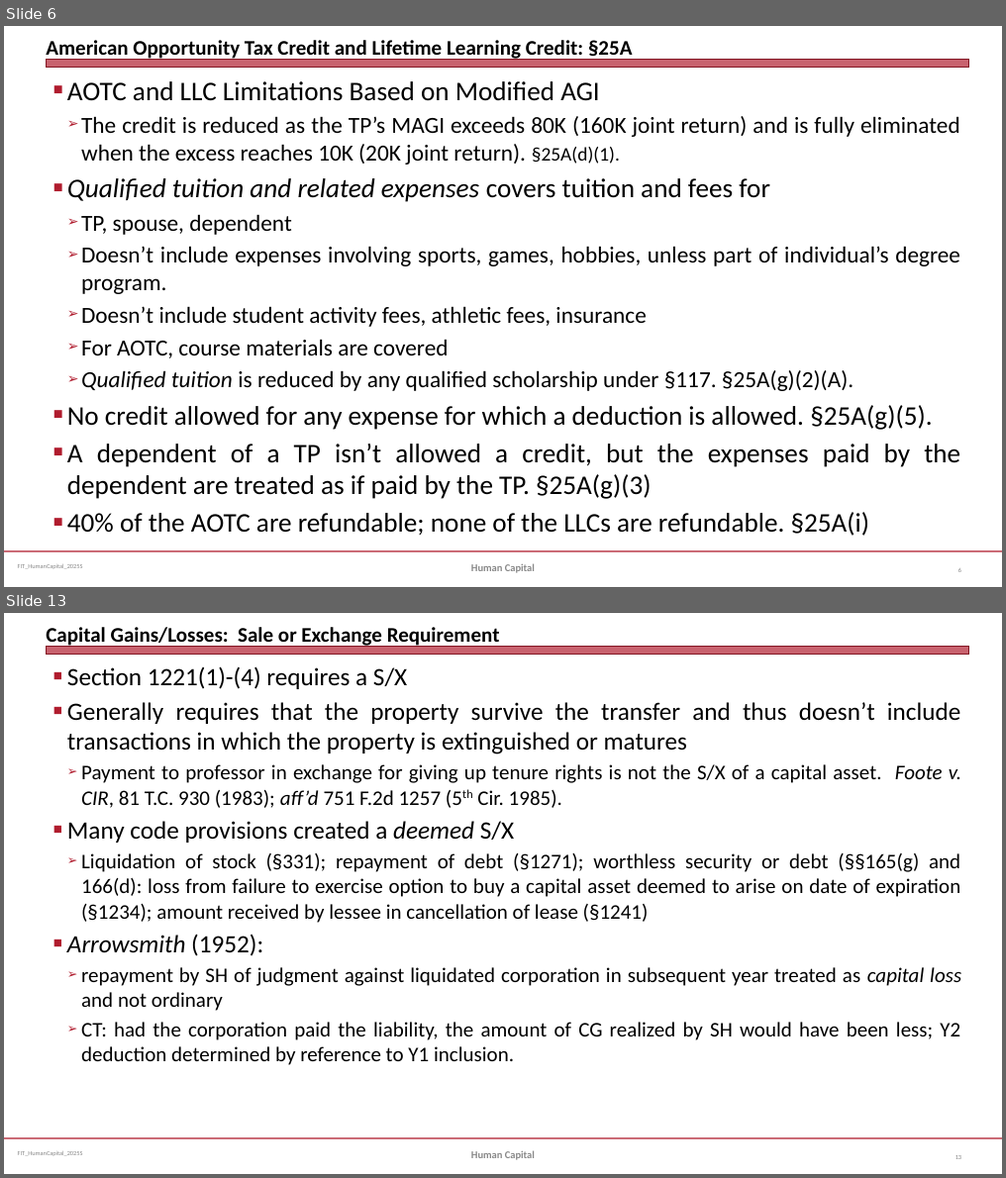
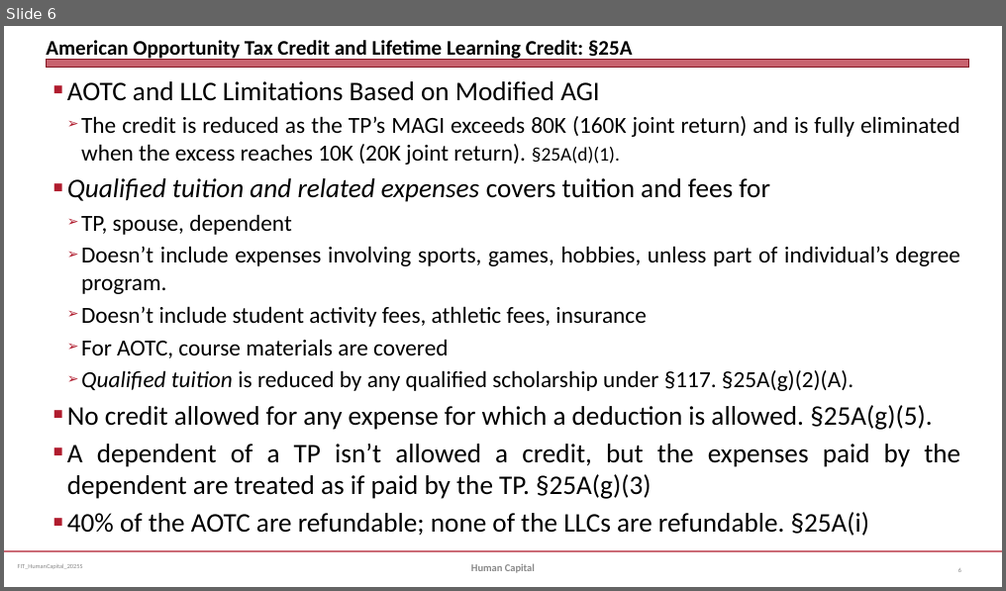
Before and after one commit to jmc877/Fed-Income-Tax, a slide deck: slides/FIT_HumanCapital_2025S.pptx. Shown one above the other, each under a label of ours: slides 6 and 13 before the commit, slide 6 after it; the slides between them are not shown. The pictures are 1006x1178 and 1006x591 pixels, drawn with LibreOffice and Linux fonts; fonts in the diff are those of the drawing. Boxes give left, top, right and bottom in pixels: in the first picture for what was removed or moved away, otherwise in the second. Text is boxed around its words. In the diff, an @@ line names an element or a change of style, - is before the commit and + after.

```diff
--- a/slides/FIT_HumanCapital_2025S.pptx
+++ b/slides/FIT_HumanCapital_2025S.pptx
@@ slide 13 removed at (4, 613, 1002, 1174), background #FFFFFF; not listed: 3 template elements that a slide beside it also shows @@
@@ title removed at (46, 627, 500, 648) @@
-Capital Gains/Losses: Sale or Exchange Requirement
@@ text removed at (67, 666, 961, 1065) @@
-■ Section 1221(1)-(4) requires a S/X
-■ Generally requires that the property survive the transfer and thus doesn’t include transactions in which the property is extinguished or matures
-  ➢ Payment to professor in exchange for giving up tenure rights is not the S/X of a capital asset. Foote v. CIR, 81 T.C. 930 (1983); aff’d 751 F.2d 1257 (5th Cir. 1985).
-■ Many code provisions created a deemed S/X
-  ➢ Liquidation of stock (§331); repayment of debt (§1271); worthless security or debt (§§165(g) and 166(d): loss from failure to exercise option to buy a capital asset deemed to arise on date of expiration (§1234); amount received by lessee in cancellation of lease (§1241)
-■ Arrowsmith (1952):
-  ➢ repayment by SH of judgment against liquidated corporation in subsequent year treated as capital loss and not ordinary
-  ➢ CT: had the corporation paid the liability, the amount of CG realized by SH would have been less; Y2 deduction determined by reference to Y1 inclusion.
@@ text removed at (471, 1151, 535, 1160) @@
-Human Capital
@@ page number removed at (955, 1156, 961, 1159) @@
-13
```
Also in this commit, not shown: 1 slide changed, 8 other slides removed, 2 other files.
